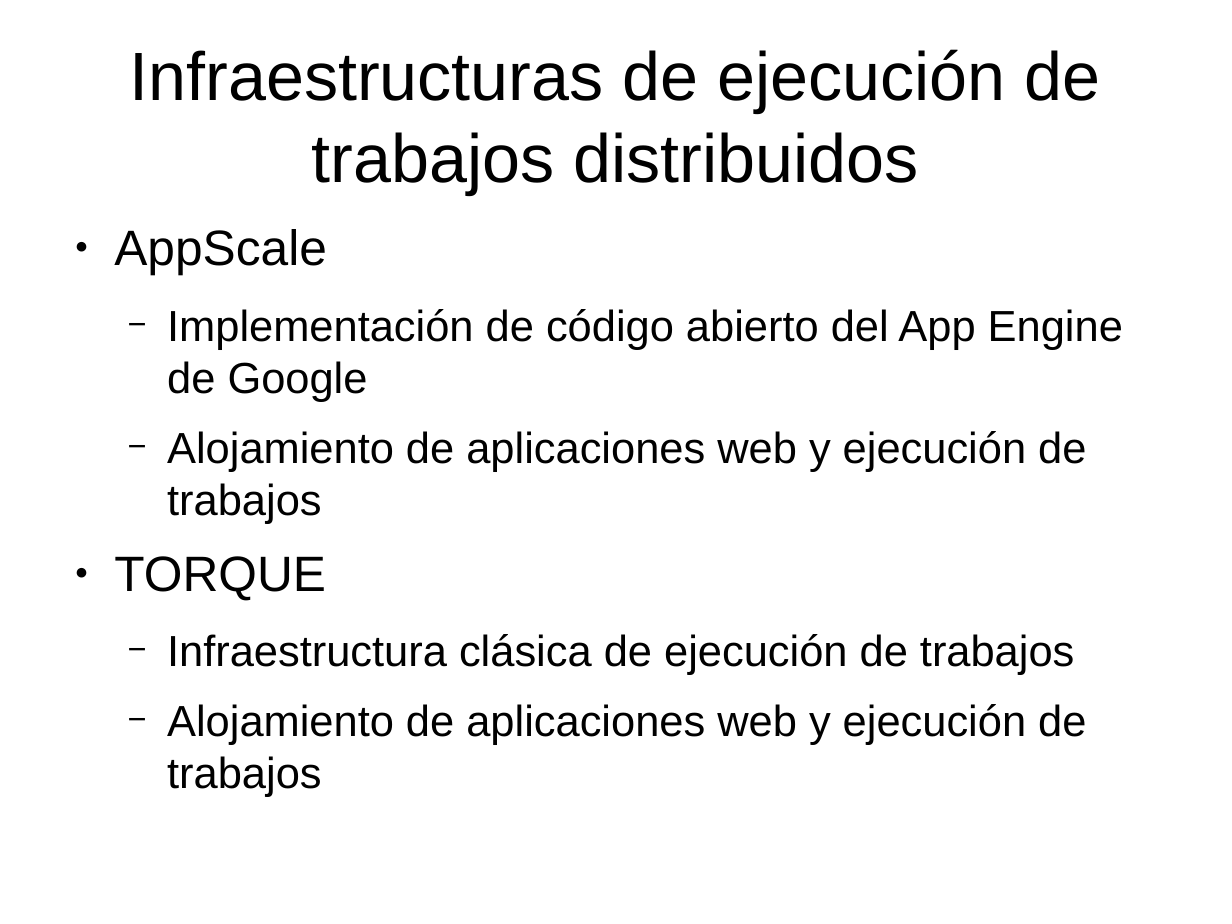
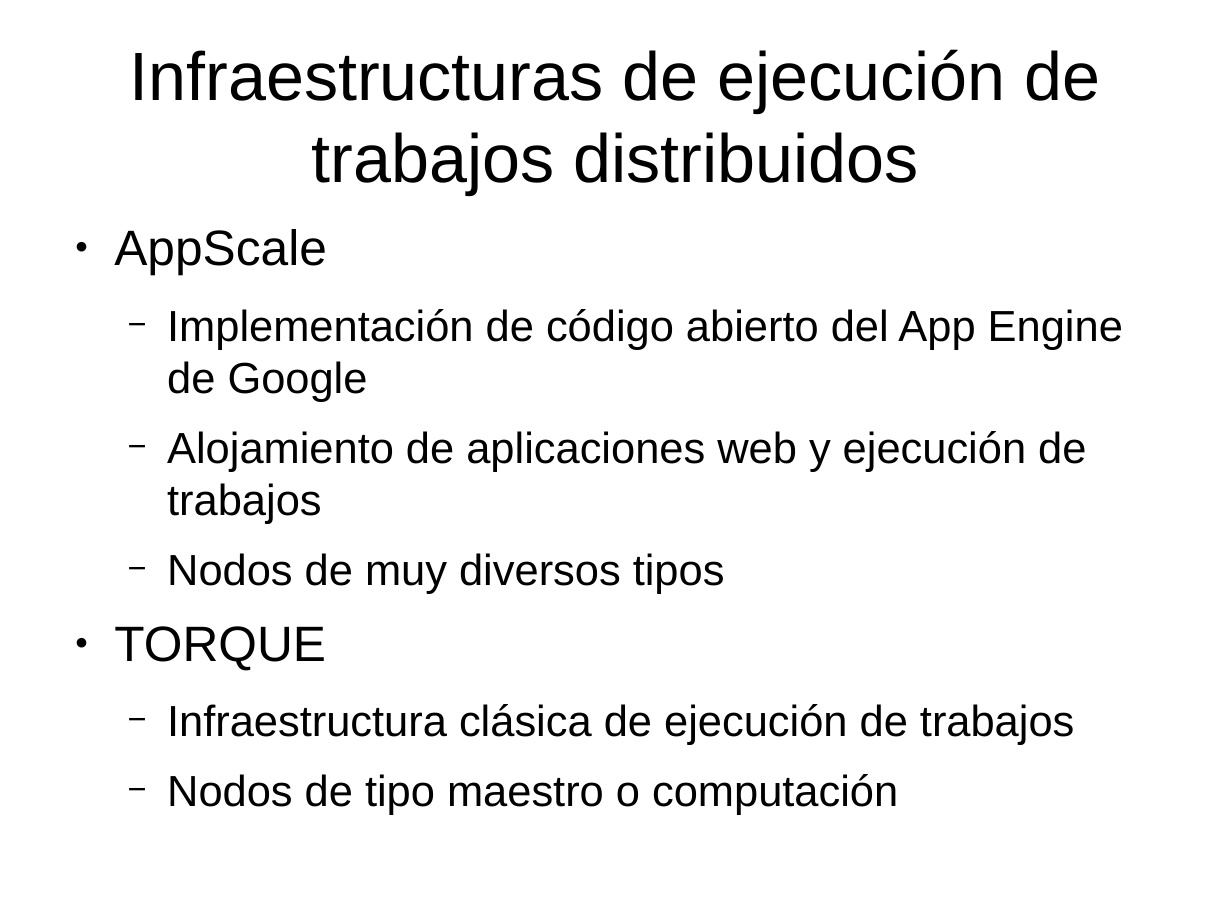
Before and after one commit to dcere/pfc, a slide deck: slide 5 of adm/presentacion/presentacion.odp. Drawn at 1232x924 pixels with LibreOffice and Linux fonts; fonts in the diff are those of the drawing. Boxes give left, top, right and bottom in pixels: in the first picture for what was removed or moved away, otherwise in the second. Text is boxed around its words. In the diff, an @@ line names an element or a change of style, - is before the commit and + after.

```diff
--- a/adm/presentacion/presentacion.odp
+++ b/adm/presentacion/presentacion.odp
@@ text at <box>167,553,725,594</box>: paragraph added @@
+  − Nodos de muy diversos tipos
@@ text at <box>167,774,898,815</box>: text changed @@
-  − Alojamiento de aplicaciones web y ejecución de trabajos
+  − Nodos de tipo maestro o computación
```
Also in this commit, not shown: 6 other slides changed, 10 slides added, 1 slide removed, 2 other files.
